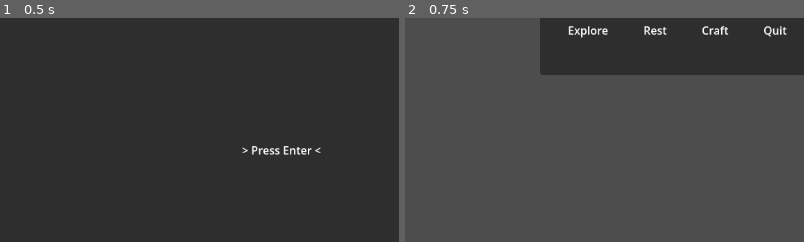
Above: before the commit, frames 1-2 (left to right).
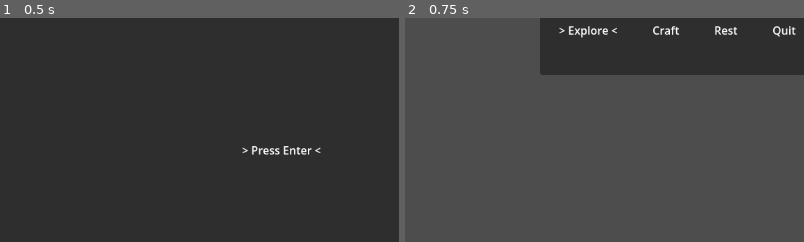
Above: after the commit, the same moments.

Repository: RaoulTheF00l/Tower-Slice
Game: Godot game, scene res://Scene/title.tscn
The game is run twice, just before and just after one commit, with the same random seed, the same clock (stepped at 60 frames per second) and the same inputs.
Inputs:
- Up to frame 1 (0.5 s): no input
- Up to frame 2 (0.75 s): tap Enter (ui_accept) at 0.5 s; hold Enter (ui_accept) from 0.53 s (still down)
The pictures show only the part of the screen within x 16-66%, y 47-97%; the shares and areas given below are measured in that part.

Frame 1 is identical in both runs. In frame 2, 0.8% of the frame differs, in the area x 38-98%, y 3-9%.

Commit message:
Added stubs + Update_menu() + _ready()

Diff:
--- a/Scripts/hub.gd
+++ b/Scripts/hub.gd
@@ -14,4 +14,27 @@
 
 # Called when the node enters the scene tree for the first time.
 func _ready() -> void:
-	pass # Replace with function body.
+	labels = [
+		explore_label,
+		craft_label,
+		rest_label,
+		quit_label
+	]
+
+	_update_menu()
+
+
+func _unhandled_input(event: InputEvent) -> void:
+	pass
+
+
+func _update_menu() -> void:
+	for i in labels.size():
+		if i == selected_index:
+			labels[i].text = "> " + options[i] + " <"
+		else:
+			labels[i].text = options[i]
+
+
+func _select_option() -> void:
+	pass
